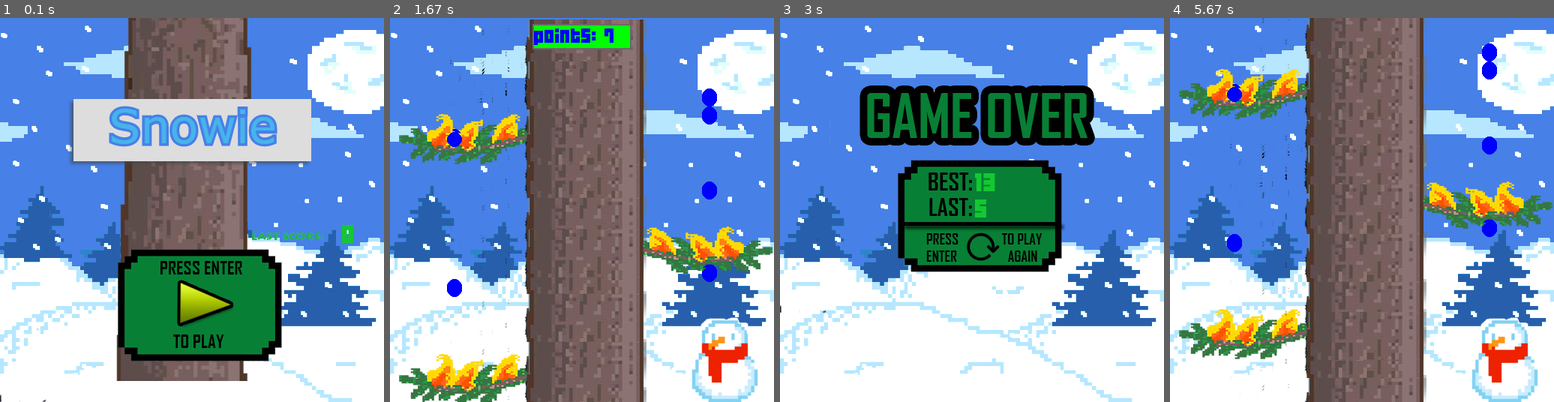
Above: before the commit, frames 1-4 (left to right).
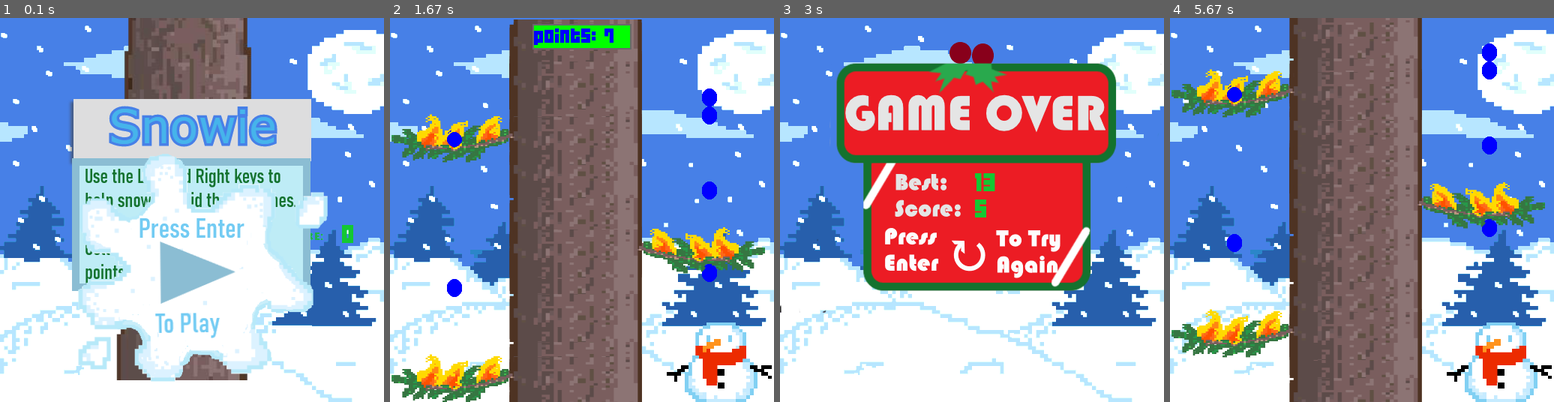
Above: after the commit, the same moments.

Repository: HeyItsBethany3/Game-Project
Game: pygame game, started from game.py
Two runs of this game, one before a commit and one after it. Both use one fixed random seed, a clock stepped at 60 frames per second and the inputs below.
Inputs:
- Up to frame 1 (0.1 s): no input
- Up to frame 2 (1.67 s): tap Enter at 0.33 s
- Up to frame 3 (3 s): hold Left 1.67-2.2 s; tap Enter at 2.23 s; hold Left 2.57-2.97 s
- Up to frame 4 (5.67 s): tap Enter at 3.67, 5 s; hold Left 4-4.47 s

The runs differ from the first frame. In frame 1, 31% of the frame differs, in the area x 0-86%, y 35-100%; in frame 2, 20%; in frame 3, 38%, in the area x 14-88%, y 6-72%; in frame 4, 21%.

Commit message:
adding new imgs

Diff:
--- a/game.py
+++ b/game.py
@@ -15,10 +15,10 @@
 game_state = 2  # in menu
 
 # Set display
-background = GameImage('sprite/scenario/scenarionew.gif')
-menu_bg = GameImage('sprite/scenario/start.png')
-start_button = GameImage('sprite/scenario/button.png')
-game_over = GameImage('sprite/scenario/GAMEOVER.png')
+background = GameImage('sprite/scenario/scenarionew.png')
+menu_bg = GameImage('sprite/scenario/start1.png')
+start_button = GameImage('sprite/scenario/button1.png')
+game_over = GameImage('sprite/scenario/GameOver1.png')
 
 
 # Define screen variables
@@ -52,9 +52,9 @@
 
     changeY = 4 # How quickly branch moves down vertically
 
-    tree_types = ('sprite/branches/right1.png',
+    tree_types = ('sprite/branches/right.png',
                        'sprite/branches/left.png',
-                       'sprite/branches/00.png')
+                       'sprite/branches/middle.png')
 
 
     def __init__(self,y, pos):
@@ -205,8 +205,8 @@
 flake6 = Snowflake(20, "right")
 
 # Make default tree
-treeHeight = GameImage('sprite/branches/00.png').get_height()
-treeWidth = GameImage('sprite/branches/00.png').get_width()
+treeHeight = GameImage('sprite/branches/middle.png').get_height()
+treeWidth = GameImage('sprite/branches/middle.png').get_width()
 # treeWidth is 512, treeHeight is 64
 
 # Create tree (default background)
Binary file removed: sprite/branches/00.png
Binary file changed: sprite/branches/left.png
Binary file added: sprite/branches/middle.png
Binary file added: sprite/branches/right.png
Binary file removed: sprite/branches/right1.png
Binary file added: sprite/scenario/2-1.png
Binary file added: sprite/scenario/2-1.png.png
Binary file removed: sprite/scenario/GAMEOVER.png
Binary file added: sprite/scenario/GameOver1.png
Binary file removed: sprite/scenario/button.png
Binary file added: sprite/scenario/button1.png
Binary file removed: sprite/scenario/scenarionew.gif
(and 7 more such lines)
